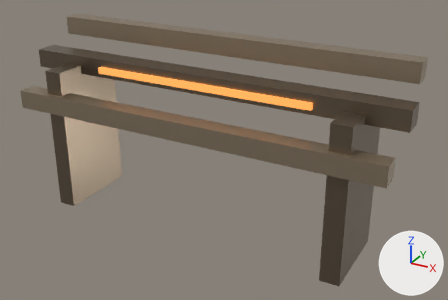
The glTF model public/assets/models/environments/refinery-pipe-rack-lod1.glb, before and after one commit.
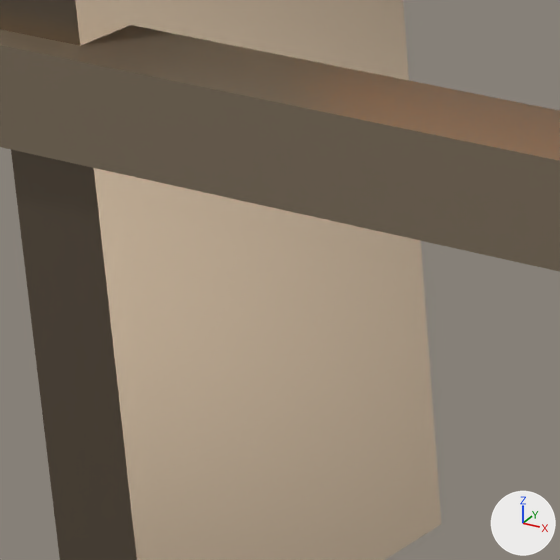
The first picture shows the older version from a camera (50 mm lens) standing at (2.78, -4.68, 3.16) and looking at (0.19, 0.04, 0.8). The close-ups show the older and then the newer version on the part from 11% to 32% of the width and 30% to 61% of the height of that picture. Only the edits that show in the close-ups are written down. The axes (+X, +Y, +Z) are drawn at lower right. The lights are the same throughout. Where no turn or scale is listed for an object, it has been applied to the vertices.

Script lines for the objects in view, before the commit:
```python
me_cube_0 = bpy.data.meshes.new('cube-0')
me_cube_0.from_pydata(...)  # a box spanning x -0.5..0.5, y -0.5..0.5, z -0.5..0.5
me_cube_0.materials.append(mat_refinery_structural)  # brown #817361
me_cube_1 = bpy.data.meshes.new('cube-1')
me_cube_1.from_pydata(...)  # a box spanning x -0.5..0.5, y -0.5..0.5, z -0.5..0.5
me_cube_1.materials.append(mat_refinery_shell)  # beige #a6957e
ob_refinery_pipe_main_a = bpy.data.objects.new('refinery-pipe-main-a', me_cube_1)
ob_refinery_pipe_main_a.parent = ob_environment_root
ob_refinery_pipe_main_a.location = (0.0, -0.38, 1.12)
ob_refinery_pipe_main_a.scale = (3.7, 0.18, 0.18)
ob_refinery_pipe_support_left = bpy.data.objects.new('refinery-pipe-support-left', me_cube_0)
ob_refinery_pipe_support_left.parent = ob_environment_root
ob_refinery_pipe_support_left.location = (-1.45, 0.0, 0.72)
ob_refinery_pipe_support_left.scale = (0.18, 0.82, 1.44)
```
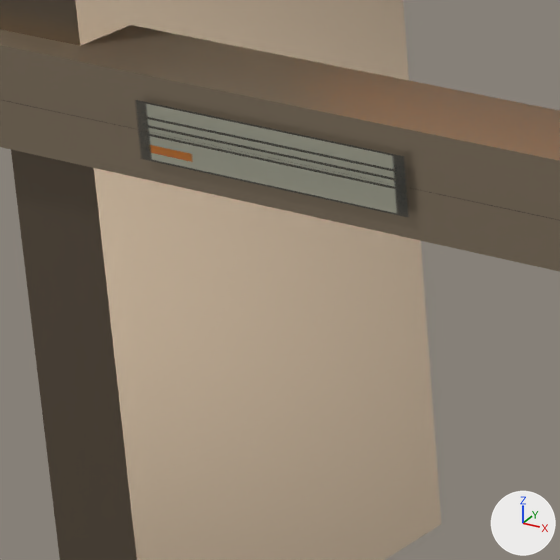
The change in detail:
Picture 'p28-b5-refinery-decal-atlas' (img_p28_b5_refinery_decal_atlas) is new.
Material 'refinery-detail-atlas' (mat_refinery_detail_atlas) is new.
Uses the picture img_p28_b5_refinery_decal_atlas.
Mesh me_p28_b5_refinery_detail_atlas is new.
It has 12 vertices, 6 faces and spans x -1.48..1.48, y -0.48, z 1.01..1.23.
It uses material mat_refinery_detail_atlas.
Object 'p28-b5-refinery-detail-atlas-pipeRack' (ob_p28_b5_refinery_detail_atlas_piperack) is new; it shows me_p28_b5_refinery_detail_atlas.
Its location is (0.0, 0.0, 0.0).

Changed parts and their boxes (x1, y1, x2, y2) in the close-ups (560 x 560 px):
'p28-b5-refinery-detail-atlas-pipeRack', added
    after: (136, 100, 408, 217)
